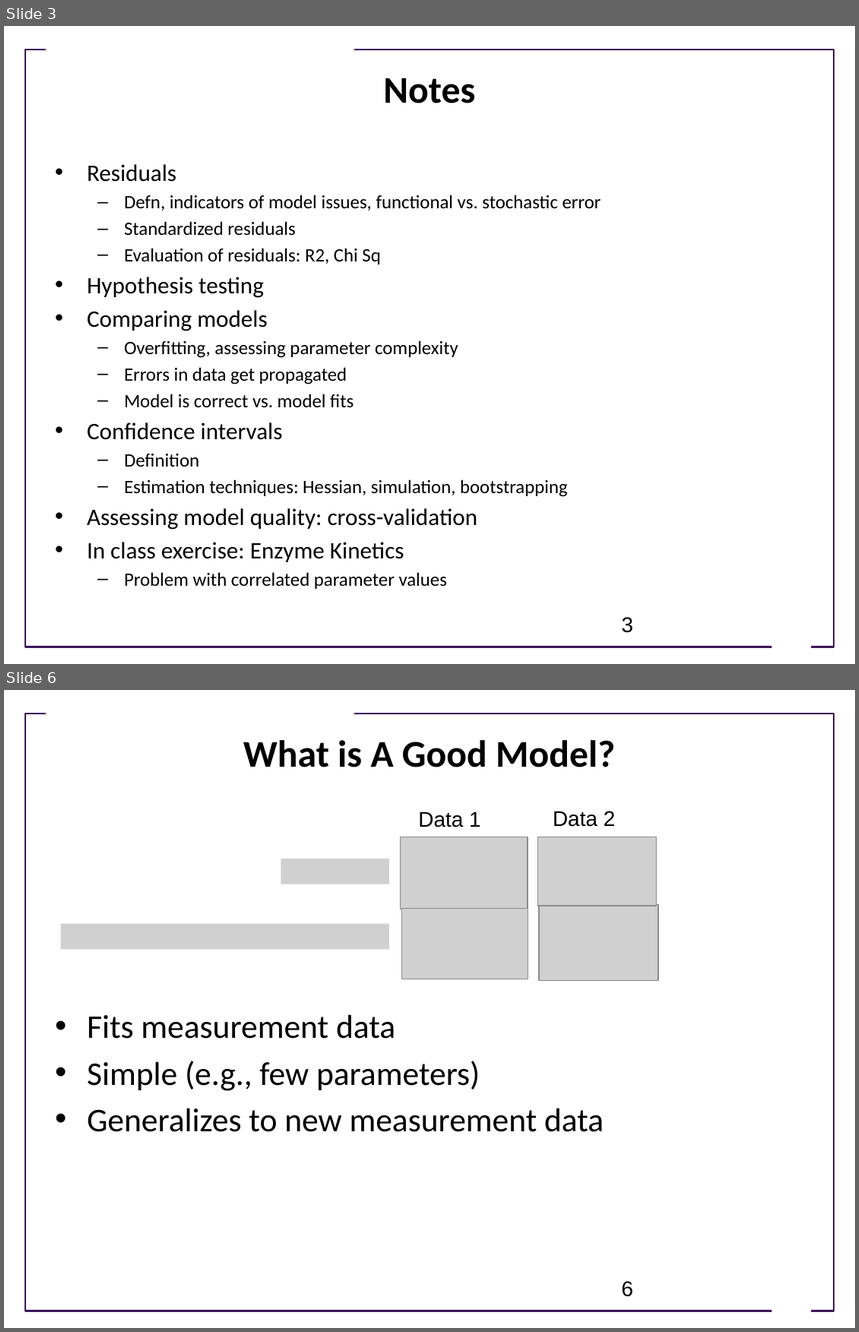
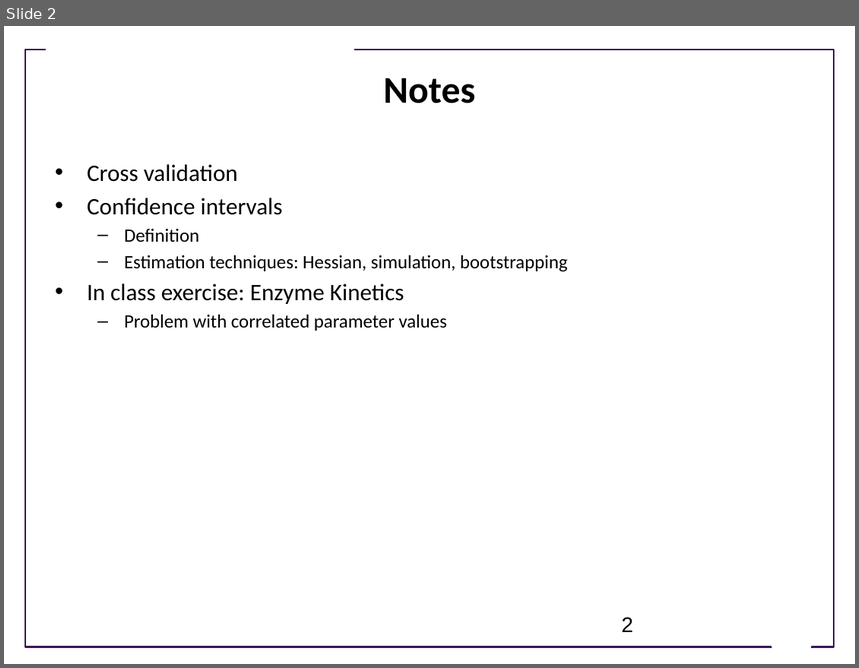
Before and after one commit to ModelEngineering/advancing-biomedical-models, a slide deck: Lectures/week_4/CSE 599V Lecture 10 - Estimating Confidence in Models and Parameters- II .pptx. Shown one above the other, each under a label of ours: slides 3 and 6 before the commit, slide 2 after it; the slides between them are not shown. The pictures are 859x1332 and 859x668 pixels, drawn with LibreOffice and Linux fonts; fonts in the diff are those of the drawing; grey boxes stand for pictures; background and template pictures are left out. Boxes give left, top, right and bottom in pixels: in the first picture for what was removed or moved away, otherwise in the second. Text is boxed around its words. In the diff, an @@ line names an element or a change of style, - is before the commit and + after.

```diff
--- a/Lectures/week_4/CSE 599V Lecture 10 - Estimating Confidence in Models and Parameters- II .pptx
+++ b/Lectures/week_4/CSE 599V Lecture 10 - Estimating Confidence in Models and Parameters- II .pptx
@@ slide 6 removed at box(4, 690, 855, 1328), background #FFFFFF; not listed: 3 template elements that a slide beside it also shows @@
@@ title removed at box(243, 740, 615, 768) @@
-What is A Good Model?
@@ group removed at box(401, 811, 658, 980): 4 pictures, 2 texts @@
-Data 1
-Data 2
@@ picture removed at box(281, 859, 389, 884) @@
@@ picture removed at box(61, 924, 389, 950) @@
@@ text removed at box(87, 1015, 604, 1132) @@
-• Fits measurement data
-• Simple (e.g., few parameters)
-• Generalizes to new measurement data
@@ page number removed at box(622, 1281, 634, 1297) @@
-6
@@ what was slide 3 is now slide 2 @@
@@ slide 2 changed as well @@
@@ text at box(87, 164, 238, 182): text changed; size 16 to 20 pt @@
-• Residuals
-  – Defn, indicators of model issues, functional vs. stochastic error
-  – Standardized residuals
-  – Evaluation of residuals: R2, Chi Sq
-• Hypothesis testing
-• Comparing models
-  – Overfitting, assessing parameter complexity
-  – Errors in data get propagated
-  – Model is correct vs. model fits
+• Cross validation
@@ text at box(87, 509, 478, 530): paragraph removed @@
-• Assessing model quality: cross-validation
@@ page number at box(622, 617, 634, 632): text changed @@
-3
+2
```
Also in this commit, not shown: 1 other slide changed, 17 other slides removed, 1 other file.
